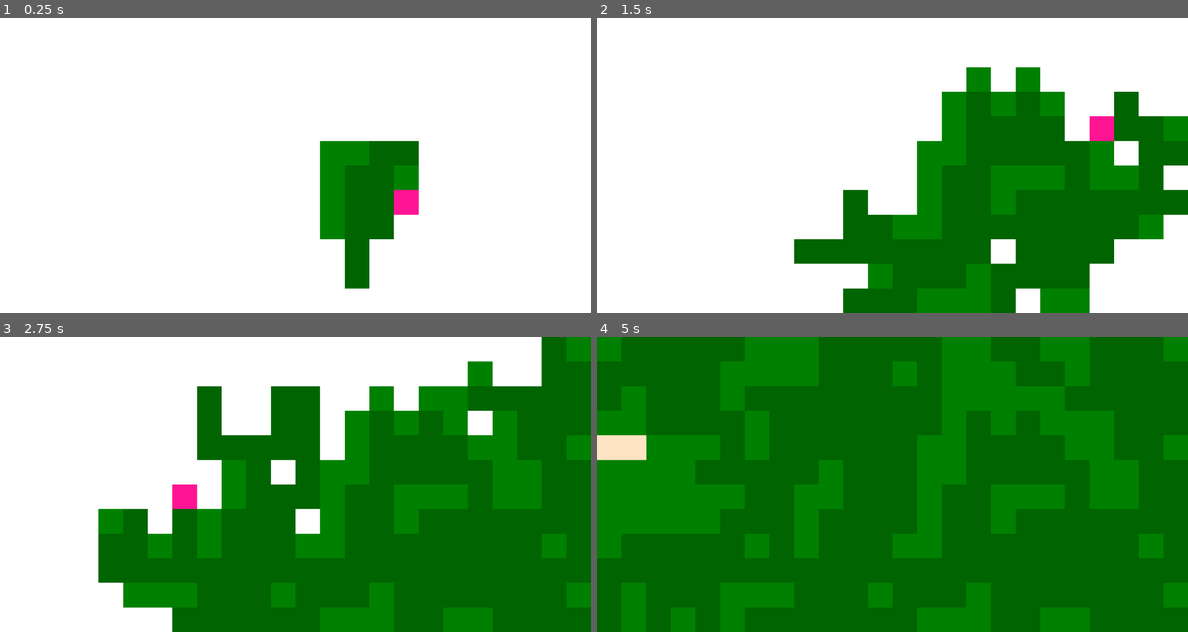
Above: before the commit, frames 1-4 (two rows, left to right).
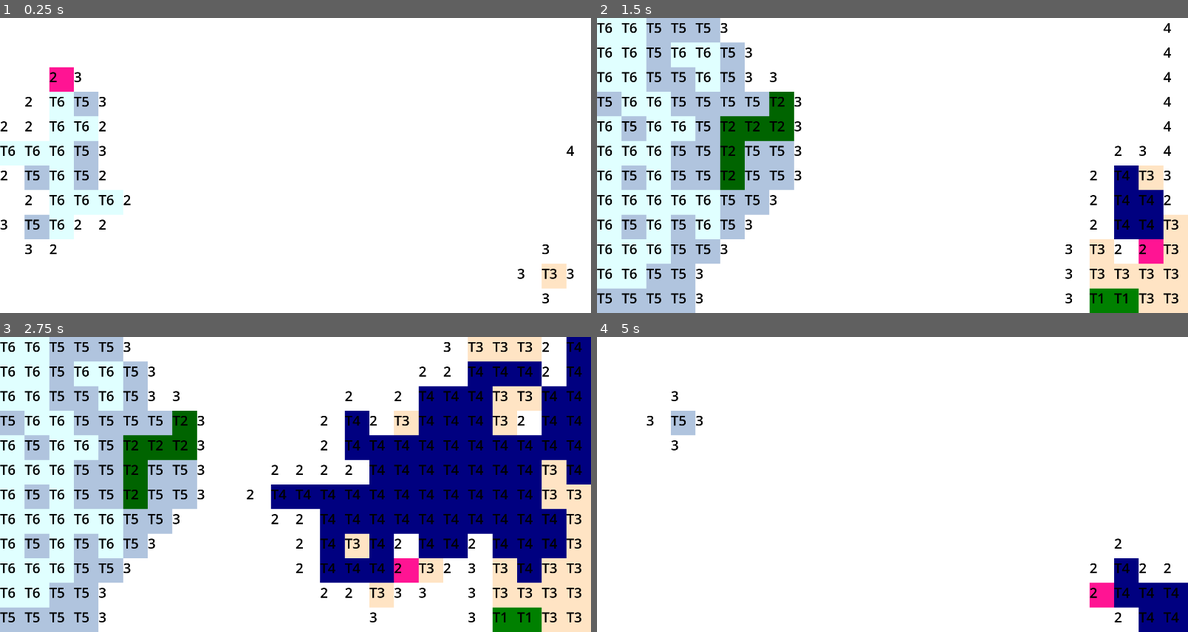
Above: after the commit, the same moments.

Repository: GoobaMan62/Waveform-Collapse
Game: Godot game, scene res://main.tscn
Two runs of this game, one before a commit and one after it. Both use one fixed random seed, a clock stepped at 60 frames per second and the inputs below.
Inputs:
- Up to frame 1 (0.25 s): no input
- Up to frame 2 (1.5 s): no input
- Up to frame 3 (2.75 s): no input
- Up to frame 4 (5 s): no input

The runs differ from the first frame. In frame 1, 13% of the frame differs, in the area x 0-98%, y 16-97%; in frame 2, 63%; in frame 3, 85%; in frame 4, 100%, in the area x 0-100%, y 0-100%.

Commit message:
Added new tile type + balenced chances
TODO:

1. Add propogation to avoid impossibilities

2. Find cause of weird 4 entropy tiles on edges

Diff:
--- a/global_vars.gd
+++ b/global_vars.gd
@@ -2,10 +2,12 @@
 # List of each tile type that can be next to it, Color, Name
 var tile_types: Dictionary = {
 	0: [[], Color.WHITE, "Undecided"],
-	1: [[1, 1, 1, 1, 1, 1, 1, 2, 3], Color.WEB_GREEN, "Grass"],
-	2: [[2, 2, 2, 2, 2, 2, 2, 2, 1, 1], Color.DARK_GREEN, "Forest"],
+	1: [[1, 1, 1, 1, 1, 1, 1, 1, 1, 1, 1, 1, 1, 1, 2, 2, 2, 3], Color.WEB_GREEN, "Grass"],
+	2: [[2, 2, 2, 2, 2, 2, 2, 2, 1, 1, 5, 5], Color.DARK_GREEN, "Forest"],
 	3: [[3, 3, 3, 3, 3, 3, 3, 3, 3, 3, 3, 3, 3, 3, 3, 1, 1, 1, 4, 4], Color.BISQUE, "Sand"],
-	4: [[4, 4, 4, 4, 4, 4, 4, 4, 4, 4, 3], Color.NAVY_BLUE, "Water"]
+	4: [[4, 4, 4, 4, 4, 4, 4, 4, 4, 4, 3], Color.NAVY_BLUE, "Water"],
+	5: [[5, 5, 5, 5, 5, 5, 5, 5, 5, 5, 5, 5, 5, 6, 6, 6, 2], Color.LIGHT_STEEL_BLUE, "Snow"],
+	6: [[6, 6, 6, 6, 6, 6, 6, 6, 6, 6, 6, 6, 5, 5, 5, 5, 5], Color.LIGHT_CYAN, "Ice"]
 	}
 
-var tile_type_count = 5
+var tile_type_count = 7
--- a/main.gd
+++ b/main.gd
@@ -6,24 +6,29 @@
 const width = 24
 const height = 12
 var start = [
-	[width / 2 - 2, width / 2 - 1, width / 2, width / 2 + 1, width / 2 + 2].pick_random(),
-	[height / 2 - 2, height / 2 - 1, height / 2, height / 2 + 1, height / 2 + 2].pick_random()]
+	[[width / 2 - 2, width / 2 - 1, width / 2, width / 2 + 1, width / 2 + 2].pick_random(),
+	[height / 2 - 2, height / 2 - 1, height / 2, height / 2 + 1, height / 2 + 2].pick_random()]]
+var choices = [[1],]
 
 func _ready() -> void:
-	var special
+	start = [[3, 3], [22, 10]]
+	choices = [[5, 6], [3, 4]]
+	var special = []
 	for i in width:
 		grid.append([])
 		for j in height:
 			temp = tile.instantiate()
 			temp.position = Vector2(64 * i, 64 * j)
 			temp.coords = [i, j]
-			if i == start[0] and j == start[1]:
-				temp.type = 1
+			if [i, j] in start:
+				temp.type = choices.pop_front().pick_random()
 				temp.inherit_type()
-				special = temp
+				special.append(temp)
+				start.pop_front()
 			grid[-1].append(temp)
 			add_child(temp)
-	special.update_neighbors()
+	for spec in special:
+		spec.update_neighbors()
 	collapse()
 
 func collapse():
@@ -37,13 +42,15 @@
 			lowest_child = child
 			lowest_entropy = child.entropy
 		options.erase(child)
-	if lowest_entropy < 300 and lowest_child.type == 0:
+	if lowest_child:
 		lowest_child.get_child(0).color = Color.DEEP_PINK
 		await get_tree().create_timer(0.01).timeout
 		lowest_child.collapse()
 		collapse()
 	else:
 		print("DONE")
+		await get_tree().create_timer(0.3).timeout
+		get_tree().reload_current_scene()
 
 func get_child_at(x, y):
 	if x < len(grid):
--- a/tile.gd
+++ b/tile.gd
@@ -22,6 +22,7 @@
 
 func inherit_type():
 	entropy = 999
+	$Label.text = str(entropy) if entropy != 999 else 'T' + str(type)
 	$ColorRect.color = Globals.tile_types[type][1]
 
 func add_to_weighted_entropy(list_to_add):
@@ -62,3 +63,4 @@
 			entropy = 999
 	else:
 		entropy = 999
+	$Label.text = str(entropy) if entropy != 999 else 'T' + str(type)
